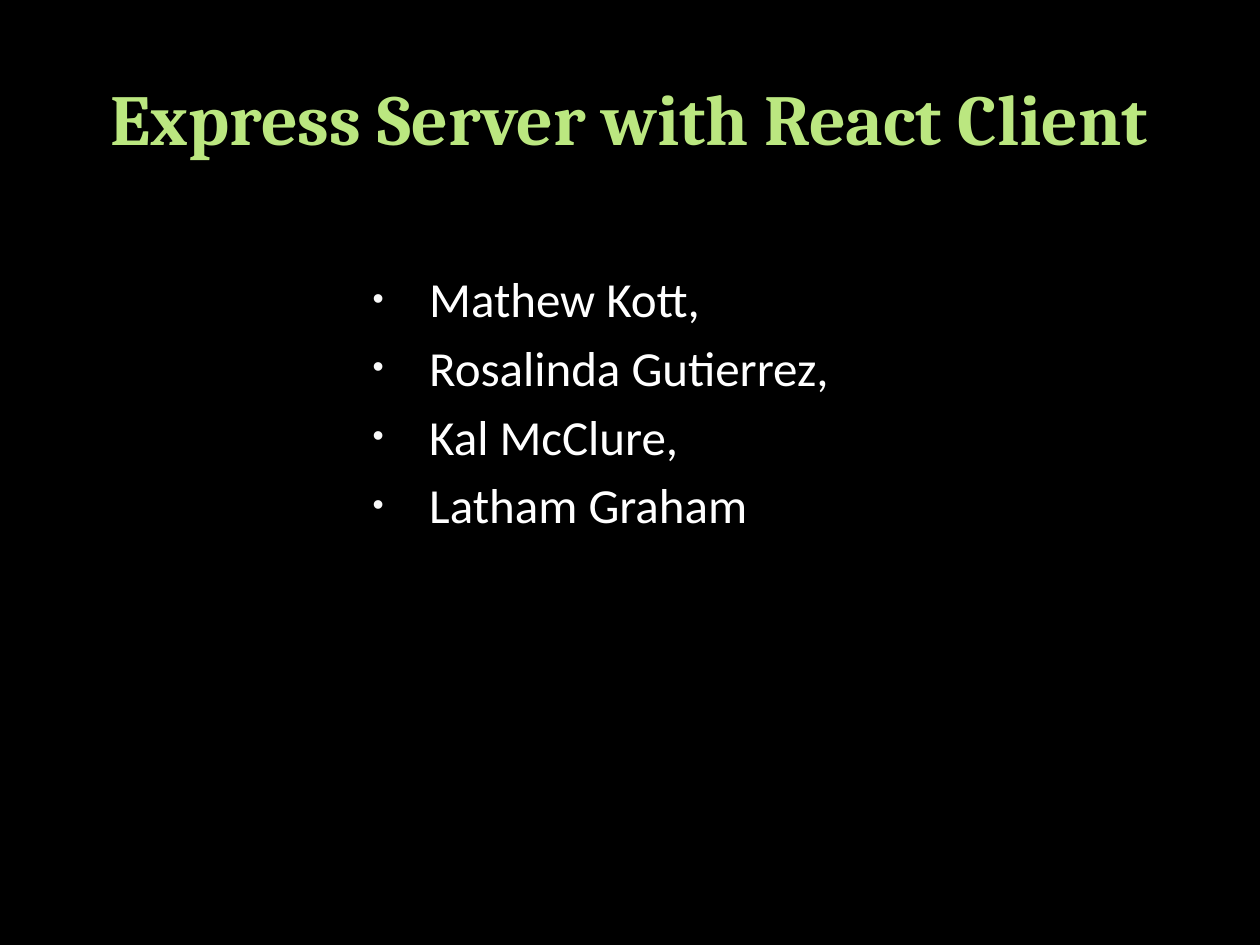
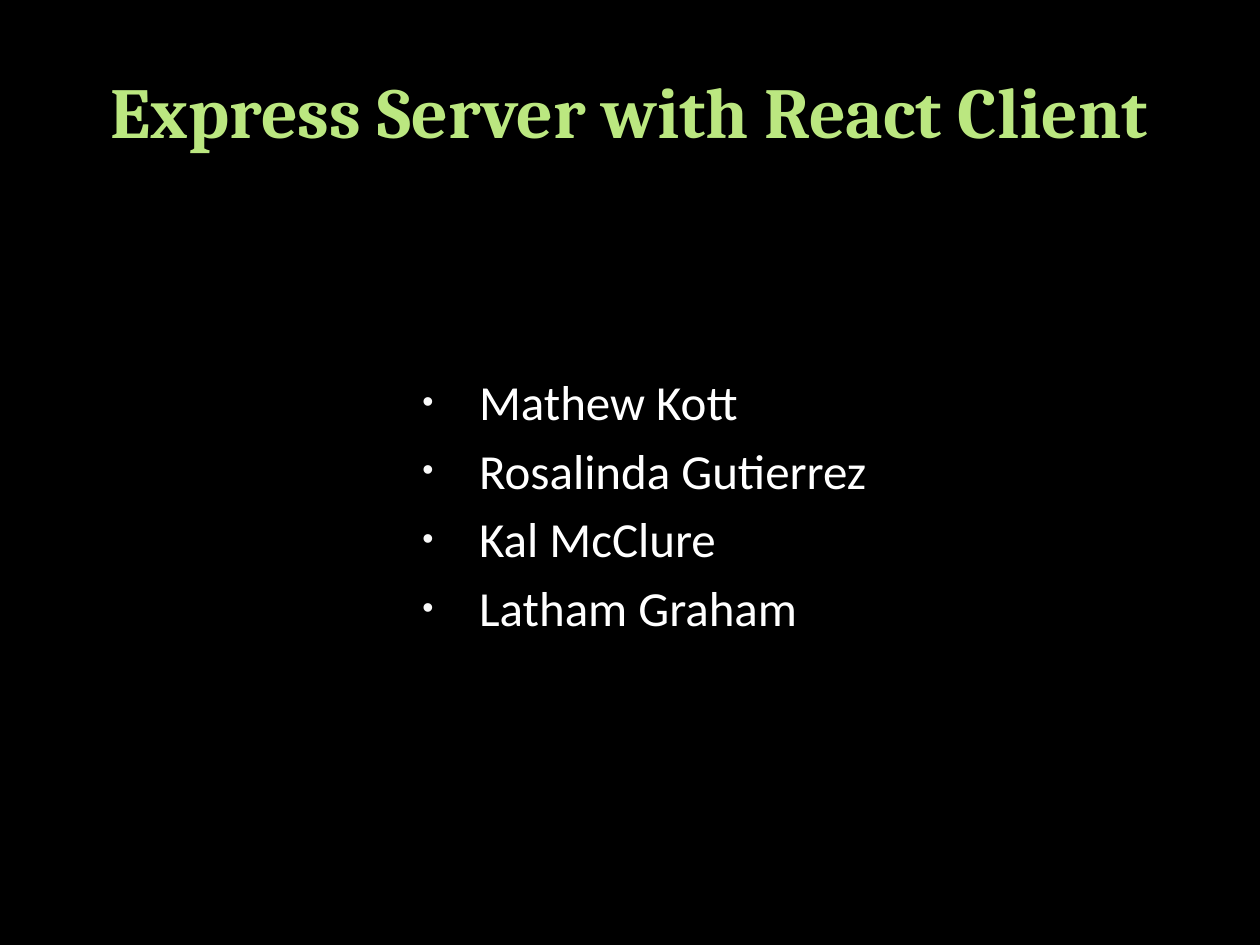
Before and after one commit to Rgutierrez0501/Project_1, a slide deck: slide 1 of Project 1.pptx. Drawn at 1260x945 pixels with LibreOffice and Linux fonts; fonts in the diff are those of the drawing; background and template pictures are left out. Boxes give left, top, right and bottom in pixels: in the first picture for what was removed or moved away, otherwise in the second. Text is boxed around its words. In the diff, an @@ line names an element or a change of style, - is before the commit and + after.

```diff
--- a/Project 1.pptx
+++ b/Project 1.pptx
@@ title "Express Server with React Client": place and size @@
-title "Express Server with React Client" at (111, 95, 1148, 160)
+title "Express Server with React Client" at (111, 88, 1148, 153)
@@ text "Mathew Kott": place and size @@
-text "Mathew Kott" at (429, 283, 829, 524)
+text "Mathew Kott" at (479, 386, 866, 627)
@@ text "Mathew Kott" at (479, 386, 866, 627): vertical alignment top to middle @@
@@ text at (479, 386, 866, 558): text changed @@
-• Mathew Kott,
-• Rosalinda Gutierrez,
-• Kal McClure,
+• Mathew Kott
+• Rosalinda Gutierrez
+• Kal McClure
@@ text at (479, 592, 797, 627): alignment left to justified @@
```
Also in this commit, not shown: 2 other slides changed, 1 slide added, 2 slides removed.
